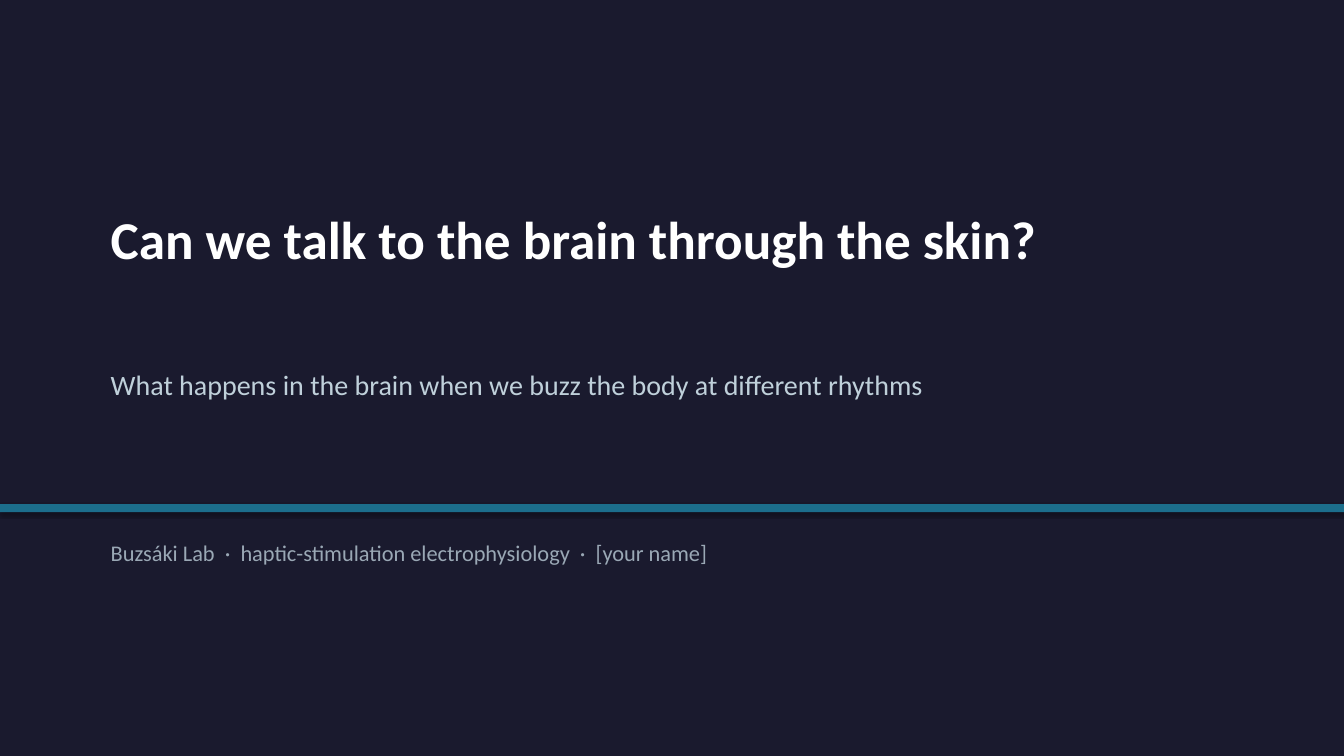
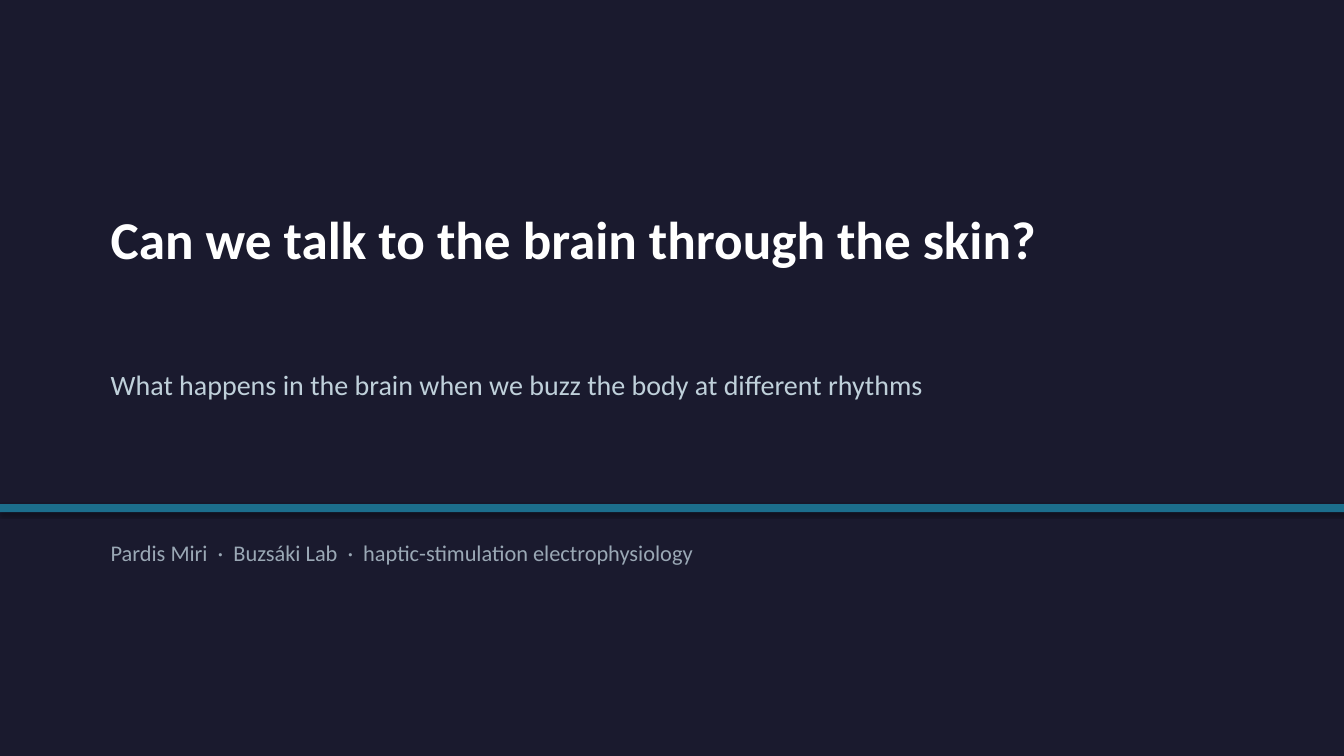
Before and after one commit to wehabit/hpaticmousebuzsakilab, a slide deck: slide 1 of presentation/haptic_brain_talk.pptx. Drawn at 1344x756 pixels with LibreOffice and Linux fonts; fonts in the diff are those of the drawing. Boxes give left, top, right and bottom in pixels: in the first picture for what was removed or moved away, otherwise in the second. Text is boxed around its words. In the diff, an @@ line names an element or a change of style, - is before the commit and + after.

Commit message:
Presentation: set author name (Pardis Miri) on the title slide

```diff
--- a/presentation/haptic_brain_talk.pptx
+++ b/presentation/haptic_brain_talk.pptx
@@ text at (111, 545, 693, 565): text changed @@
-Buzsáki Lab · haptic-stimulation electrophysiology · [your name]
+Pardis Miri · Buzsáki Lab · haptic-stimulation electrophysiology
```
Also in this commit, not shown: 1 other file.
